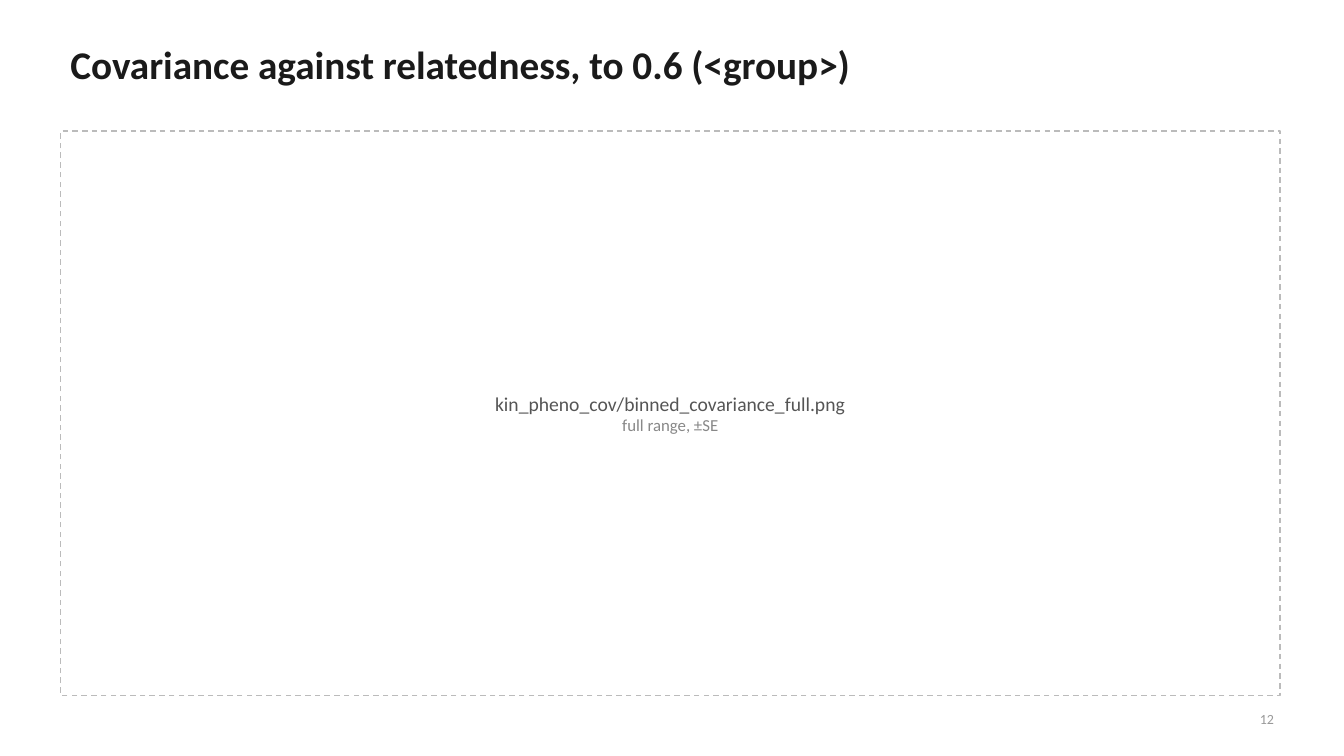
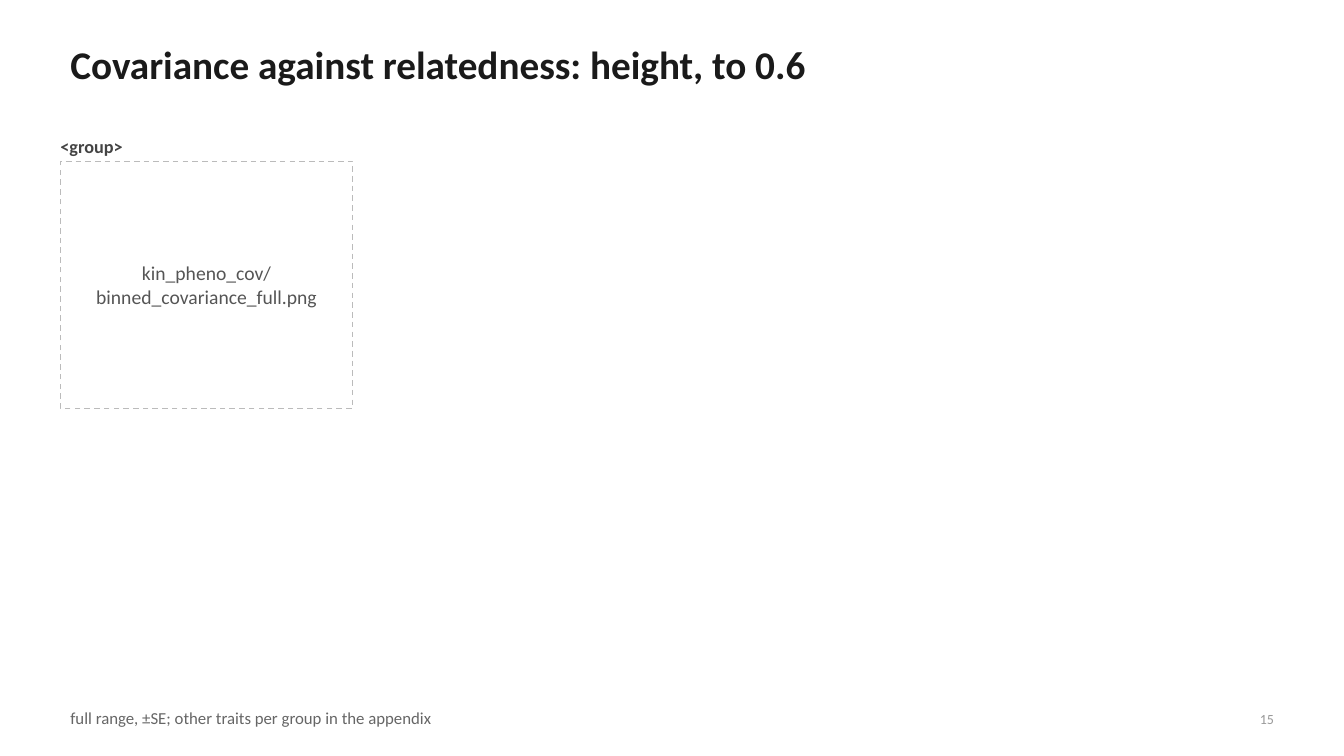
Before and after one commit to mkiravn/aou-covariance, a slide deck: slide 15 of slides/relatedness_condensed.pptx (slide 12 before the commit). Drawn at 1344x756 pixels with LibreOffice and Linux fonts; fonts in the diff are those of the drawing. Boxes give left, top, right and bottom in pixels: in the first picture for what was removed or moved away, otherwise in the second. Text is boxed around its words. In the diff, an @@ line names an element or a change of style, - is before the commit and + after.

```diff
--- a/slides/relatedness_condensed.pptx
+++ b/slides/relatedness_condensed.pptx
@@ title at bbox=[70, 51, 805, 86]: text changed @@
-Covariance against relatedness, to 0.6 (<group>)
+Covariance against relatedness: height, to 0.6
@@ rectangle removed at bbox=[60, 131, 1280, 696] @@
@@ text added at bbox=[60, 143, 122, 156], 13 pt, text #444444, bold @@
+<group>
@@ text "kin_pheno_cov/binned_covariance_full.png": place and size @@
-text "kin_pheno_cov/binned_covariance_full.png" at bbox=[495, 397, 845, 434]
+text "kin_pheno_cov/binned_covariance_full.png" at bbox=[96, 266, 317, 308]
@@ rectangle added at bbox=[60, 161, 353, 408], fill #FFFFFF, outline #BBBBBB 1 pt dashed @@
@@ text at bbox=[622, 419, 718, 434]: paragraph removed @@
-full range, ±SE
@@ text added at bbox=[70, 712, 431, 727], 12 pt, text #666666 @@
+full range, ±SE; other traits per group in the appendix
@@ page number at bbox=[1260, 715, 1274, 724]: text changed @@
-12
+15
```
Also in this commit, not shown: 3 other slides changed, 4 slides added, 2 slides removed, 3 other files.
